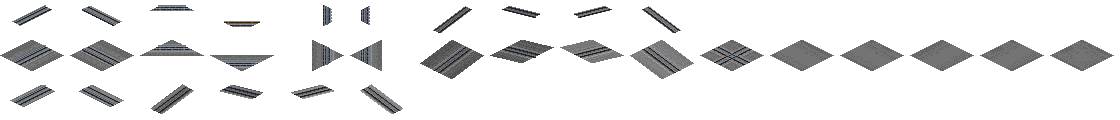
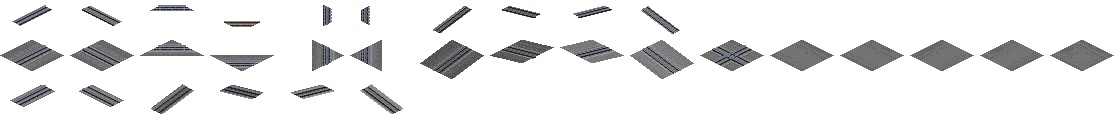
Layer changes from the first 1120 x 120 image to the second:
painted on "Dual" over [14, 6, 751, 105]
hid "Track" over [14, 6, 751, 105]
